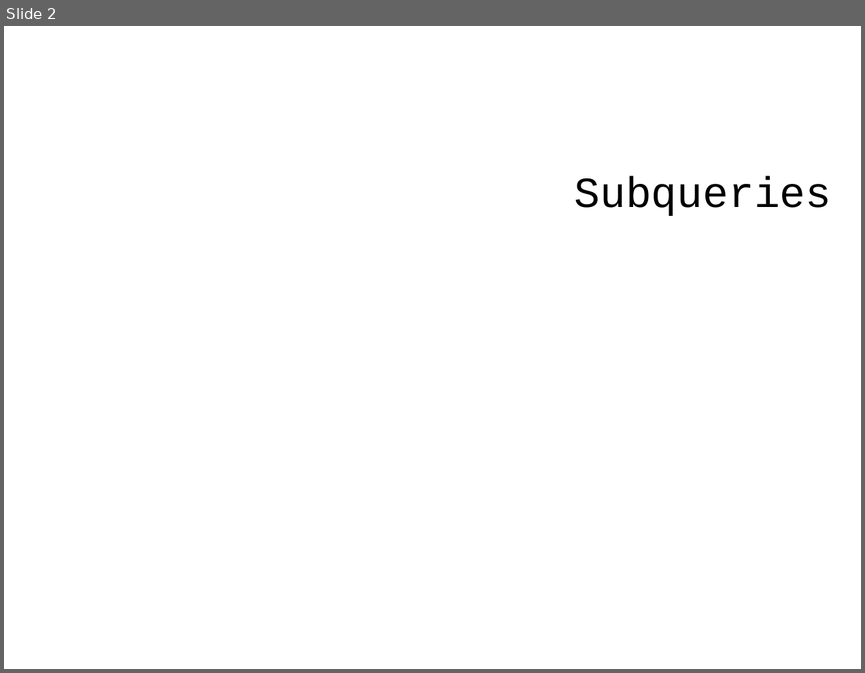
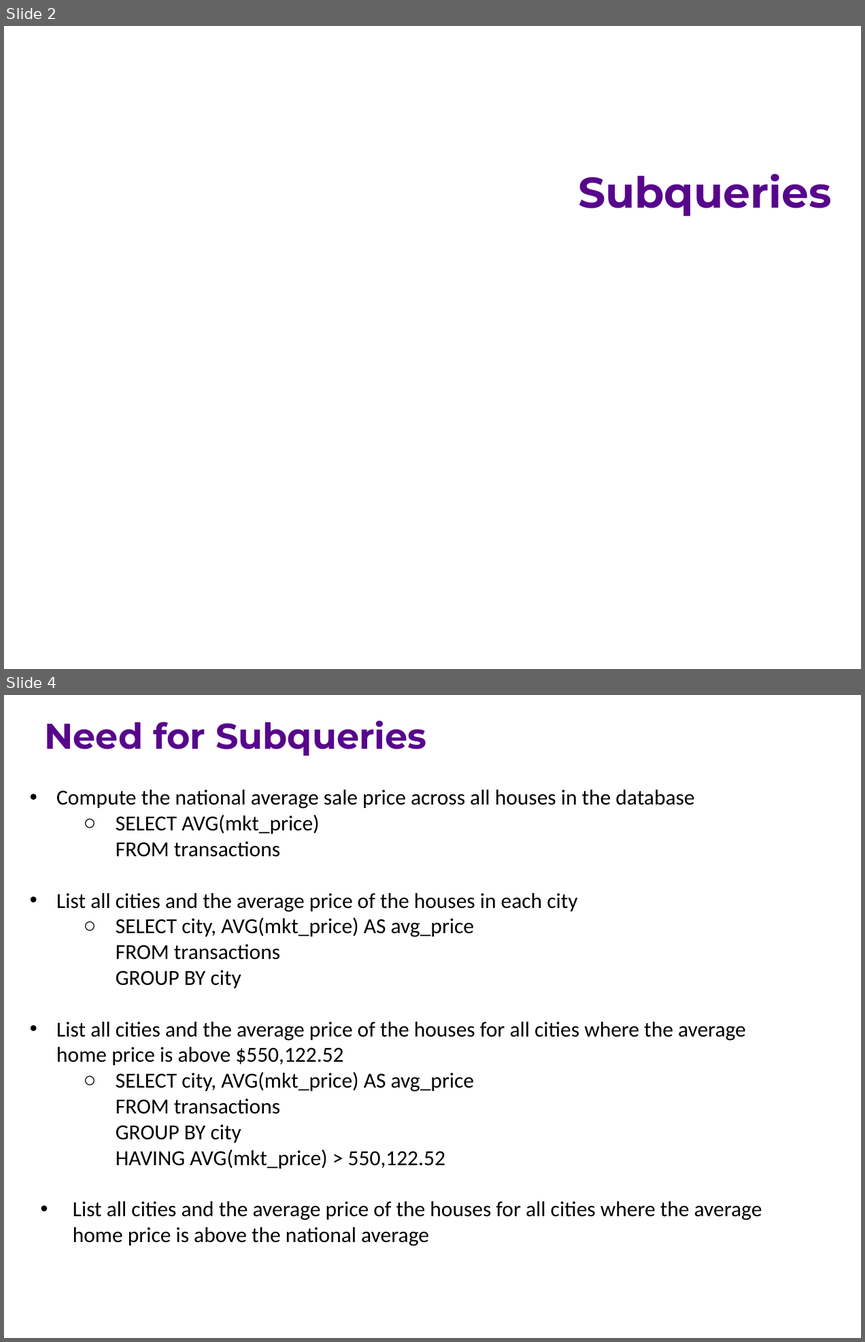
Before and after one commit to ipeirotis/introduction-to-databases, a slide deck: session6/F-SQL_Subqueries.pptx. Shown one above the other, each under a label of ours: slide 2 before the commit, slides 2 and 4 after it; the slides between them are not shown. The pictures are 865x673 and 865x1342 pixels, drawn with LibreOffice and Linux fonts; fonts in the diff are those of the drawing. Boxes give left, top, right and bottom in pixels: in the first picture for what was removed or moved away, otherwise in the second. Text is boxed around its words. In the diff, an @@ line names an element or a change of style, - is before the commit and + after.

```diff
--- a/session6/F-SQL_Subqueries.pptx
+++ b/session6/F-SQL_Subqueries.pptx
@@ slide 4 added at (4,695,861,1338), background #FFFFFF @@
@@ text added at (44,720,426,756), 30 pt, text #57068C, bold @@
+Need for Subqueries
@@ text added at (56,790,762,1246), 18 pt, text #000000 @@
+• Compute the national average sale price across all houses in the database
+  ○ SELECT AVG(mkt_price)
+    FROM transactions
+• List all cities and the average price of the houses in each city
+  ○ SELECT city, AVG(mkt_price) AS avg_price
+FROM transactions
+GROUP BY city
+• List all cities and the average price of the houses for all cities where the average home price is above $550,122.52
+  ○ SELECT city, AVG(mkt_price) AS avg_price
+FROM transactions
+GROUP BY city
+HAVING AVG(mkt_price) > 550,122.52
+• List all cities and the average price of the houses for all cities where the average home price is above the national average
@@ slide 2 changed as well @@
@@ text "Subqueries" at (578,174,832,216): font Courier New to Montserrat, text colour #000000 to #57068C, bold on @@
```
Also in this commit, not shown: 17 other slides changed, 4 other slides added, 2 slides removed.
